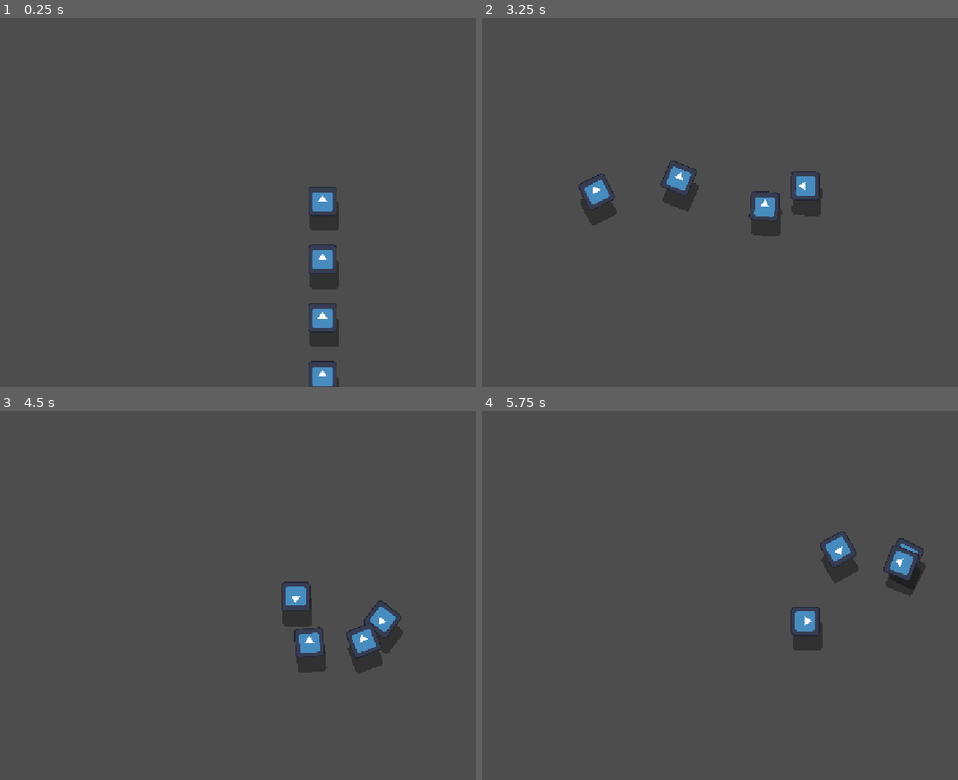
Above: before the commit, frames 1-4 (two rows, left to right).
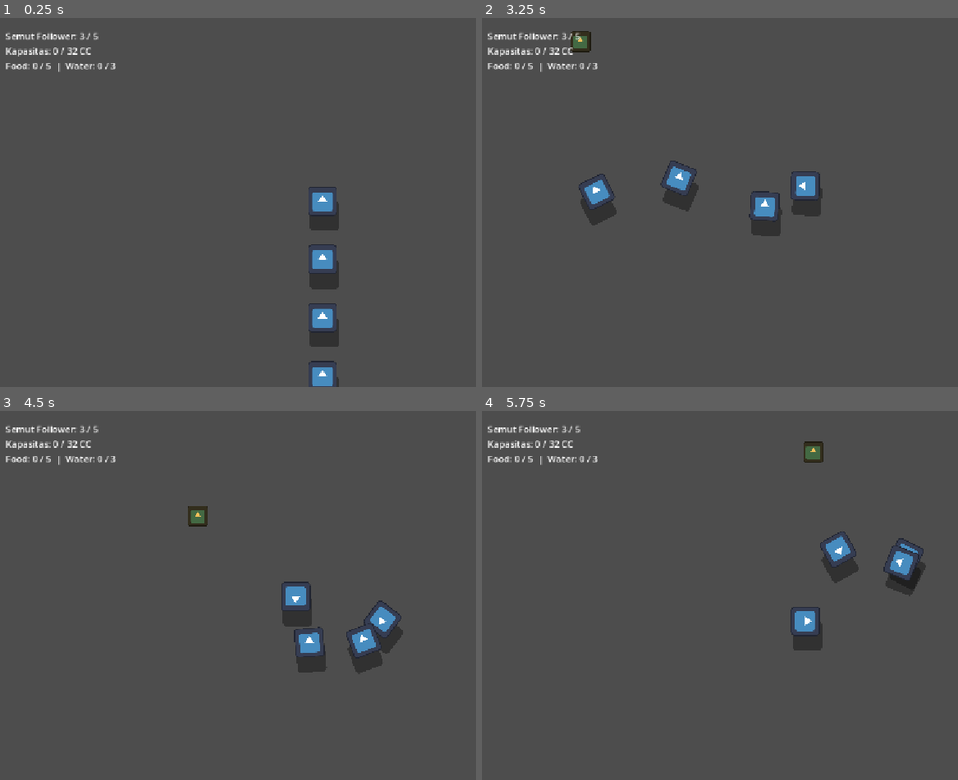
Above: after the commit, the same moments.

Repository: michaelaudrey777-boop/Hands-On
Game: Godot game, scene res://scenes/main.tscn
Two runs of this game, one before a commit and one after it. Both use one fixed random seed, a clock stepped at 60 frames per second and the inputs below. The engine's default icon, where the game draws it, is replaced by a stand-in: a white triangle on a blue panel in a dark square.
Inputs:
- Up to frame 1 (0.25 s): no input
- Up to frame 2 (3.25 s): tap Enter at 0.5 s; hold D (Right) 0.53-1.28 s; tap E every 0.75 s from 0.6 to 2.85 s; tap Space at 0.77, 1.52, 3.02 s; hold S (Down) 1.28-2.03 s; hold D (Right) 2.03-2.78 s; hold W (Up) from 2.78 s (still down)
- Up to frame 3 (4.5 s): release W (Up) at 3.53 s; hold A (Left) from 3.53 s (still down); tap E at 3.6, 4.35 s; tap Space at 3.77 s
- Up to frame 4 (5.75 s): tap Space at 4.52 s; release A (Left) at 5.03 s; hold S (Down) from 5.03 s (still down); tap E at 5.1 s

The runs differ from the first frame. In frame 1, 0.6% of the frame differs, in the area x 1-25%, y 3-15%; in frame 2, 0.8%; in frame 3, 0.9%; in frame 4, 0.9%, in the area x 1-72%, y 3-15%.

Commit message:
added items and a couple calculations

Diff:
--- a/ant-icipate/scenes/ant_follower.tscn
+++ b/ant-icipate/scenes/ant_follower.tscn
@@ -1,6 +1,6 @@
 [gd_scene format=3 uid="uid://daheniun45xih"]
 
-[ext_resource type="Script" uid="uid://b4o25nyt0n1r7" path="res://ant_follower.gd" id="1_xvavd"]
+[ext_resource type="Script" uid="uid://b4o25nyt0n1r7" path="res://scripts/ant_follower.gd" id="1_xvavd"]
 [ext_resource type="Texture2D" uid="uid://d2rhl62u8luks" path="res://icon.svg" id="2_nja82"]
 
 [sub_resource type="CircleShape2D" id="CircleShape2D_68yga"]
--- a/ant-icipate/scenes/main.gd
+++ b/ant-icipate/scenes/main.gd
@@ -4,19 +4,98 @@
 @export var leader: Node2D
 @export var initial_spawn_delay: float = 15.0
 @export var spawn_interval: float = 10.0
-@export var max_total_followers: int = 10
+
+@export_group("Item Spawn Settings")
+@export var item_scene: PackedScene
+@export var initial_item_delay: float = 3.0
+@export var item_spawn_interval: float = 9.0
+@export var max_items_on_map: int = 10
+@export var min_item_distance_from_leader: float = 600.0
+@export var min_distance_between_items: float = 350.0
 
 @export_group("Spawn Area & Distribution")
 @export var spawn_area_min: Vector2 = Vector2(100, 100)
 @export var spawn_area_max: Vector2 = Vector2(1800, 1000)
-@export var grid_columns: int = 3
+@export var grid_columns: int = 4
 @export var grid_rows: int = 3
 @export var min_distance_from_leader: float = 300.0
 
-var available_cells: Array[Vector2i] = []
+@export_group("UI & Quota")
+@export var food_quota: int = 5
+@export var water_quota: int = 3
+@onready var status_label: Label = get_node_or_null("HUD/StatusLabel")
+
+const ITEM_CATALOG: Array[Dictionary] = [
+	{
+		"name": "Bread Crumb",
+		"weight": 1,
+		"food": 1,
+		"water": 0,
+		"score": 3,
+		"color": Color(0.95, 0.75, 0.35),
+		"spawn_weight": 40
+	},
+	{
+		"name": "Water Droplet",
+		"weight": 2,
+		"food": 0,
+		"water": 1,
+		"score": 4,
+		"color": Color(0.30, 0.75, 1.00),
+		"spawn_weight": 30
+	},
+	{
+		"name": "Fruit Piece",
+		"weight": 10,
+		"food": 2,
+		"water": 2,
+		"score": 12,
+		"color": Color(0.90, 0.25, 0.35),
+		"spawn_weight": 15
+	},
+	{
+		"name": "Sugar Cube",
+		"weight": 60,
+		"food": 6,
+		"water": 0,
+		"score": 25,
+		"color": Color(0.95, 0.95, 1.00),
+		"spawn_weight": 9
+	},
+	{
+		"name": "Meat",
+		"weight": 80,
+		"food": 8,
+		"water": 0,
+		"score": 35,
+		"color": Color(0.75, 0.20, 0.20),
+		"spawn_weight": 4
+	}
+]
+
+var ui_followers: int = 3
+var ui_max_followers: int = 5
+var ui_weight: int = 0
+var ui_max_capacity: int = 32
+var ui_food: int = 0
+var ui_water: int = 0
+var ui_overweight: bool = false
+
+var available_follower_cells: Array[Vector2i] = []
+var available_item_cells: Array[Vector2i] = []
 
 func _ready() -> void:
-	_refill_spawn_cells()
+	if leader != null:
+		if leader.has_signal("inventory_updated"):
+			leader.inventory_updated.connect(_on_inventory_updated)
+		if leader.has_signal("squad_updated"):
+			leader.squad_updated.connect(_on_squad_updated)
+	_refresh_hud()
+
+	_refill_cells(available_follower_cells)
+	_refill_cells(available_item_cells)
+
+	_start_item_spawn_loop()
 
 	await get_tree().create_timer(initial_spawn_delay).timeout
 	if not is_inside_tree():
@@ -24,18 +103,31 @@
 
 	_on_spawn_timer_timeout()
 
-	var timer := Timer.new()
-	timer.wait_time = spawn_interval
-	timer.autostart = true
-	timer.timeout.connect(_on_spawn_timer_timeout)
-	add_child(timer)
-
-func _refill_spawn_cells() -> void:
-	available_cells.clear()
+	var follower_timer := Timer.new()
+	follower_timer.wait_time = spawn_interval
+	follower_timer.autostart = true
+	follower_timer.timeout.connect(_on_spawn_timer_timeout)
+	add_child(follower_timer)
+
+func _start_item_spawn_loop() -> void:
+	await get_tree().create_timer(initial_item_delay).timeout
+	if not is_inside_tree():
+		return
+
+	_on_item_spawn_timer_timeout()
+
+	var item_timer := Timer.new()
+	item_timer.wait_time = item_spawn_interval
+	item_timer.autostart = true
+	item_timer.timeout.connect(_on_item_spawn_timer_timeout)
+	add_child(item_timer)
+
+func _refill_cells(cells_pool: Array[Vector2i]) -> void:
+	cells_pool.clear()
 	for x in range(grid_columns):
 		for y in range(grid_rows):
-			available_cells.append(Vector2i(x, y))
-	available_cells.shuffle()
+			cells_pool.append(Vector2i(x, y))
+	cells_pool.shuffle()
 
 func _on_spawn_timer_timeout() -> void:
 	if follower_scene == null:
@@ -47,10 +139,54 @@
 		return
 
 	var wild_follower := follower_scene.instantiate() as Node2D
-	wild_follower.global_position = _get_even_spawn_position()
+	wild_follower.global_position = _get_follower_spawn_position()
 	add_child(wild_follower)
 
-func _get_even_spawn_position() -> Vector2:
+	var waktu_spawn := Time.get_ticks_msec() / 1000.0
+	var pos := wild_follower.global_position
+	var urutan := current_count + 1
+	print("[%.1f detik] AntFollower #%d spawn di koordinat: (%.0f, %.0f)" % [waktu_spawn, urutan, pos.x, pos.y])
+
+func _on_item_spawn_timer_timeout() -> void:
+	if item_scene == null:
+		return
+
+	var current_items := get_tree().get_nodes_in_group("items").size()
+	if current_items >= max_items_on_map:
+		return
+
+	var spawn_pos := _get_spaced_item_position()
+	if spawn_pos == Vector2.INF:
+		return
+
+	var item_data := _pick_random_item_data()
+	var new_item := item_scene.instantiate() as Area2D
+	new_item.global_position = spawn_pos
+	if new_item.has_method("apply_data"):
+		new_item.apply_data(item_data)
+	add_child(new_item)
+
+	var waktu_spawn := Time.get_ticks_msec() / 1000.0
+	var jarak := leader.global_position.distance_to(spawn_pos) if leader != null else 0.0
+	print("[%.1f detik] Item '%s' (%d CC) spawn di (%.0f, %.0f) | Jarak dari Leader: %.0f px" % [
+		waktu_spawn, item_data["name"], item_data["weight"], spawn_pos.x, spawn_pos.y, jarak
+	])
+
+func _pick_random_item_data() -> Dictionary:
+	var total_weight := 0
+	for entry in ITEM_CATALOG:
+		total_weight += entry["spawn_weight"]
+
+	var roll := randi_range(1, total_weight)
+	var cumulative := 0
+	for entry in ITEM_CATALOG:
+		cumulative += entry["spawn_weight"]
+		if roll <= cumulative:
+			return entry
+
+	return ITEM_CATALOG[0]
+
+func _get_follower_spawn_position() -> Vector2:
 	var cell_size := Vector2(
 		(spawn_area_max.x - spawn_area_min.x) / float(grid_columns),
 		(spawn_area_max.y - spawn_area_min.y) / float(grid_rows)
@@ -58,10 +194,10 @@
 	var padding := cell_size * 0.15
 
 	for attempt in range(grid_columns * grid_rows):
-		if available_cells.is_empty():
-			_refill_spawn_cells()
-
-		var cell: Vector2i = available_cells.pop_front()
+		if available_follower_cells.is_empty():
+			_refill_cells(available_follower_cells)
+
+		var cell: Vector2i = available_follower_cells.pop_front()
 		var cell_min := spawn_area_min + Vector2(cell.x * cell_size.x, cell.y * cell_size.y) + padding
 		var cell_max := cell_min + cell_size - (padding * 2.0)
 
@@ -77,3 +213,69 @@
 		randf_range(spawn_area_min.x, spawn_area_max.x),
 		randf_range(spawn_area_min.y, spawn_area_max.y)
 	)
+
+func _get_spaced_item_position() -> Vector2:
+	var cell_size := Vector2(
+		(spawn_area_max.x - spawn_area_min.x) / float(grid_columns),
+		(spawn_area_max.y - spawn_area_min.y) / float(grid_rows)
+	)
+	var padding := cell_size * 0.2
+
+	for attempt in range(grid_columns * grid_rows):
+		if available_item_cells.is_empty():
+			_refill_cells(available_item_cells)
+
+		var cell: Vector2i = available_item_cells.pop_front()
+		var cell_min := spawn_area_min + Vector2(cell.x * cell_size.x, cell.y * cell_size.y) + padding
+		var cell_max := cell_min + cell_size - (padding * 2.0)
+
+		var candidate_pos := Vector2(
+			randf_range(cell_min.x, cell_max.x),
+			randf_range(cell_min.y, cell_max.y)
+		)
+
+		if _is_valid_item_position(candidate_pos):
+			return candidate_pos
+
+	for i in range(30):
+		var random_pos := Vector2(
+			randf_range(spawn_area_min.x, spawn_area_max.x),
+			randf_range(spawn_area_min.y, spawn_area_max.y)
+		)
+		if _is_valid_item_position(random_pos):
+			return random_pos
+
+	return Vector2.INF
+
+func _is_valid_item_position(pos: Vector2) -> bool:
+	if leader != null and pos.distance_to(leader.global_position) < min_item_distance_from_leader:
+		return false
+
+	for existing_item in get_tree().get_nodes_in_group("items"):
+		if is_instance_valid(existing_item) and pos.distance_to(existing_item.global_position) < min_distance_between_items:
+			return false
+
+	return true
+
+func _on_inventory_updated(w: int, max_cap: int, f: int, wa: int, overweight: bool) -> void:
+	ui_weight = w
+	ui_max_capacity = max_cap
+	ui_food = f
+	ui_water = wa
+	ui_overweight = overweight
+	_refresh_hud()
+
+func _on_squad_updated(curr: int, max_f: int) -> void:
+	ui_followers = curr
+	ui_max_followers = max_f
+	_refresh_hud()
+
+func _refresh_hud() -> void:
+	if status_label == null:
+		return
+	var warning := " [OVERWEIGHT -90% SPEED!]" if ui_overweight else ""
+	status_label.text = (
+		"Semut Follower: %d / %d\n" % [ui_followers, ui_max_followers] +
+		"Kapasitas: %d / %d CC%s\n" % [ui_weight, ui_max_capacity, warning] +
+		"Food: %d / %d  |  Water: %d / %d" % [ui_food, food_quota, ui_water, water_quota]
+	)
--- a/ant-icipate/scenes/main.tscn
+++ b/ant-icipate/scenes/main.tscn
@@ -3,11 +3,22 @@
 [ext_resource type="Script" uid="uid://b41t4037rjk05" path="res://scenes/main.gd" id="1_0wfyh"]
 [ext_resource type="PackedScene" uid="uid://bg748ng8nu5yn" path="res://scenes/ant_leader.tscn" id="1_o5qli"]
 [ext_resource type="PackedScene" uid="uid://daheniun45xih" path="res://scenes/ant_follower.tscn" id="3_sugp2"]
+[ext_resource type="PackedScene" uid="uid://dne3un4efkfjf" path="res://scenes/scavenge_item.tscn" id="4_jyhfs"]
 
 [node name="Main" type="Node2D" unique_id=1787259563 node_paths=PackedStringArray("leader")]
 script = ExtResource("1_0wfyh")
 follower_scene = ExtResource("3_sugp2")
-leader = NodePath("Ant_leader")
+leader = NodePath("AntLeader")
+item_scene = ExtResource("4_jyhfs")
 
-[node name="Ant_leader" parent="." unique_id=1506983490 instance=ExtResource("1_o5qli")]
+[node name="AntLeader" parent="." unique_id=1506983490 instance=ExtResource("1_o5qli")]
 position = Vector2(563, 341)
+item_scene = ExtResource("4_jyhfs")
+
+[node name="HUD" type="CanvasLayer" parent="." unique_id=1823060854]
+
+[node name="StatusLabel" type="Label" parent="HUD" unique_id=1401316127]
+offset_left = 20.0
+offset_top = 20.0
+offset_right = 60.0
+offset_bottom = 43.0
--- /dev/null
+++ b/ant-icipate/scenes/scavenge_item.tscn
@@ -0,0 +1,25 @@
+[gd_scene format=3 uid="uid://dne3un4efkfjf"]
+
+[ext_resource type="Script" uid="uid://8torbsfnmmxq" path="res://scripts/scavenge_item.gd" id="1_60iq6"]
+[ext_resource type="Texture2D" uid="uid://d2rhl62u8luks" path="res://icon.svg" id="2_5hoou"]
+
+[sub_resource type="CircleShape2D" id="CircleShape2D_68yga"]
+radius = 35.0
+
+[node name="ScavengeItem" type="Area2D" unique_id=888377966]
+script = ExtResource("1_60iq6")
+
+[node name="Sprite2D" type="Sprite2D" parent="." unique_id=2114558659]
+scale = Vector2(0.35, 0.35)
+texture = ExtResource("2_5hoou")
+
+[node name="CollisionShape2D" type="CollisionShape2D" parent="." unique_id=467750573]
+shape = SubResource("CircleShape2D_68yga")
+
+[node name="PromptLabel" type="Label" parent="." unique_id=1936861461]
+visible = false
+offset_left = -30.0
+offset_top = -45.0
+offset_right = 31.0
+offset_bottom = -22.0
+text = "[E] Take"
--- a/ant-icipate/scripts/ant_leader.gd
+++ b/ant-icipate/scripts/ant_leader.gd
@@ -1,4 +1,7 @@
 extends CharacterBody2D
+
+signal inventory_updated(current_weight: int, max_capacity: int, food: int, water: int, is_overweight: bool)
+signal squad_updated(current_followers: int, max_followers: int)
 
 @export var speed: float = 400.0
 @export var acceleration: float = 2000.0
@@ -12,23 +15,40 @@
 @export var starting_followers: int = 3
 @export var max_followers: int = 5
 
+@export_group("Carry Capacity Settings")
+@export var item_scene: PackedScene
+@export var capacity_per_ant: int = 8
+@export var include_leader_in_capacity: bool = true
+
 @onready var sprite: Sprite2D = $Sprite2D
 @onready var shadow: Sprite2D = $Shadow
 
 var followers: Array[Node2D] = []
 var is_huddling: bool = false
+var carried_items: Array[Dictionary] = []
+var nearby_items: Array[Area2D] = []
 
 func _ready() -> void:
 	spawn_initial_followers()
+	_emit_status.call_deferred()
+
+func _unhandled_input(event: InputEvent) -> void:
+	if event is InputEventKey and event.pressed and not event.echo and event.keycode == KEY_E:
+		try_pickup_item()
 
 func _physics_process(delta: float) -> void:
 	is_huddling = Input.is_key_pressed(KEY_SPACE)
 
 	var input := Input.get_vector("Left", "Right", "Up", "Down")
 	var rate := acceleration if input else friction
-	var current_speed := speed * (huddle_speed_multiplier if is_huddling else 1.0)
 
-	velocity = velocity.move_toward(input * current_speed, rate * delta)
+	var speed_multiplier := 1.0
+	if is_huddling:
+		speed_multiplier *= huddle_speed_multiplier
+	if is_overweight():
+		speed_multiplier *= 0.1
+
+	velocity = velocity.move_toward(input * (speed * speed_multiplier), rate * delta)
 
 	if velocity.length() > 10.0:
 		rotation = lerp_angle(rotation, velocity.angle(), turn_speed * delta)
@@ -55,6 +75,7 @@
 	var target_node: Node2D = self if followers.is_empty() else followers.back()
 	followers.append(follower)
 	follower.set_target(target_node, self)
+	_emit_status()
 
 func get_huddle_position(follower: Node2D, radius: float) -> Vector2:
 	var index := followers.find(follower)
@@ -67,3 +88,98 @@
 
 func upgrade_max_followers(bonus: int = 2) -> void:
 	max_followers += bonus
+	_emit_status()
+
+# --- SISTEM INVENTORY & CARRY CAPACITY ---
+
+func get_max_capacity() -> int:
+	var total_ants := followers.size() + (1 if include_leader_in_capacity else 0)
+	return total_ants * capacity_per_ant
+
+func get_current_weight() -> int:
+	var total := 0
+	for item in carried_items:
+		total += item["weight"]
+	return total
+
+func get_total_food() -> int:
+	var total := 0
+	for item in carried_items:
+		total += item["food"]
+	return total
+
+func get_total_water() -> int:
+	var total := 0
+	for item in carried_items:
+		total += item["water"]
+	return total
+
+func is_overweight() -> bool:
+	return get_current_weight() > get_max_capacity()
+
+func register_nearby_item(item: Area2D) -> void:
+	if item not in nearby_items:
+		nearby_items.append(item)
+
+func unregister_nearby_item(item: Area2D) -> void:
+	nearby_items.erase(item)
+
+func try_pickup_item() -> void:
+	nearby_items = nearby_items.filter(func(i): return is_instance_valid(i))
+	if nearby_items.is_empty():
+		return
+
+	if is_overweight():
+		print("Overweight! Tidak bisa mengambil barang lagi.")
+		return
+
+	var closest_item: Area2D = nearby_items[0]
+	var closest_dist := global_position.distance_to(closest_item.global_position)
+	for item in nearby_items:
+		var d := global_position.distance_to(item.global_position)
+		if d < closest_dist:
+			closest_dist = d
+			closest_item = item
+
+	var item_data := {
+		"name": closest_item.get("item_name"),
+		"weight": closest_item.get("weight"),
+		"food": closest_item.get("food_value"),
+		"water": closest_item.get("water_value"),
+		"score": closest_item.get("score_value"),
+		"color": closest_item.get("item_color")
+	}
+
+	carried_items.append(item_data)
+	nearby_items.erase(closest_item)
+	closest_item.queue_free()
+
+	print("Mengambil %s (%d CC). Total muatan: %d/%d CC" % [
+		item_data["name"], item_data["weight"], get_current_weight(), get_max_capacity()
+	])
+	_emit_status()
+
+func drop_heaviest_items_until_fit() -> void:
+	while is_overweight() and not carried_items.is_empty():
+		carried_items.sort_custom(func(a, b): return a["weight"] > b["weight"])
+		var dropped: Dictionary = carried_items.pop_front()
+		print("Kapasitas berkurang! Menjatuhkan item terberat: ", dropped["name"])
+
+		if item_scene != null:
+			var dropped_node := item_scene.instantiate() as Area2D
+			dropped_node.global_position = global_position + Vector2(randf_range(-25, 25), randf_range(-25, 25))
+			if dropped_node.has_method("apply_data"):
+				dropped_node.apply_data(dropped)
+			get_parent().add_child.call_deferred(dropped_node)
+
+	_emit_status()
+
+func _emit_status() -> void:
+	inventory_updated.emit(
+		get_current_weight(),
+		get_max_capacity(),
+		get_total_food(),
+		get_total_water(),
+		is_overweight()
+	)
+	squad_updated.emit(followers.size(), max_followers)
--- /dev/null
+++ b/ant-icipate/scripts/scavenge_item.gd
@@ -0,0 +1,45 @@
+extends Area2D
+
+@export var item_name: String = "Bread Crumb"
+@export var weight: int = 1
+@export var food_value: int = 1
+@export var water_value: int = 0
+@export var score_value: int = 3
+@export var item_color: Color = Color(0.95, 0.75, 0.35)
+
+@onready var sprite: Sprite2D = $Sprite2D
+@onready var prompt_label: Label = get_node_or_null("PromptLabel")
+
+func _ready() -> void:
+	add_to_group("items")
+	sprite.modulate = item_color
+	if prompt_label != null:
+		prompt_label.text = "[E] %s (%d CC)" % [item_name, weight]
+		prompt_label.visible = false
+
+	body_entered.connect(_on_body_entered)
+	body_exited.connect(_on_body_exited)
+
+func apply_data(data: Dictionary) -> void:
+	item_name = data.get("name", item_name)
+	weight = data.get("weight", weight)
+	food_value = data.get("food", food_value)
+	water_value = data.get("water", water_value)
+	score_value = data.get("score", score_value)
+	item_color = data.get("color", item_color)
+	if is_node_ready():
+		sprite.modulate = item_color
+		if prompt_label != null:
+			prompt_label.text = "[E] %s (%d CC)" % [item_name, weight]
+
+func _on_body_entered(body: Node2D) -> void:
+	if body.has_method("register_nearby_item"):
+		body.register_nearby_item(self)
+		if prompt_label != null:
+			prompt_label.visible = true
+
+func _on_body_exited(body: Node2D) -> void:
+	if body.has_method("unregister_nearby_item"):
+		body.unregister_nearby_item(self)
+		if prompt_label != null:
+			prompt_label.visible = false
Renamed: ant-icipate/ant_follower.gd -> ant-icipate/scripts/ant_follower.gd
Renamed: ant-icipate/ant_follower.gd.uid -> ant-icipate/scripts/ant_follower.gd.uid
Not shown, added: ant-icipate/scripts/scavenge_item.gd.uid
